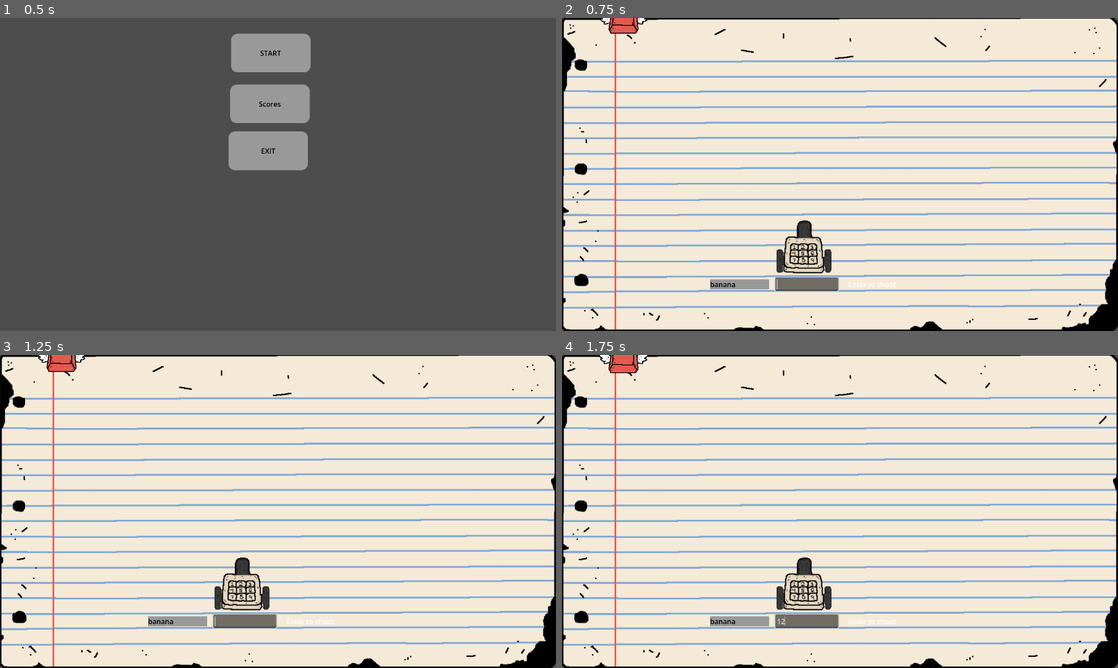
Above: before the commit, frames 1-4 (two rows, left to right).
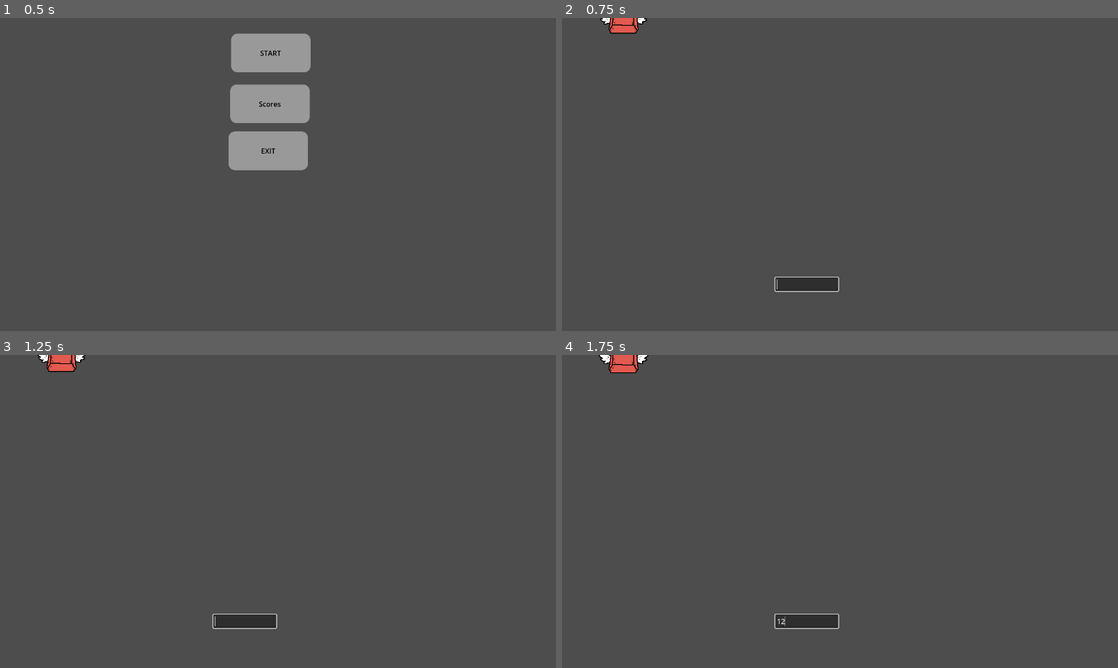
Above: after the commit, the same moments.

Repository: Jsalazar68/3390_project3
Game: Godot game, scene res://scenes/main_menu/Menu.tscn
The game is run twice, just before and just after one commit, with the same random seed, the same clock (stepped at 60 frames per second) and the same inputs.
Inputs (mouse positions are in pixels of both pictures, inside the frame that each line leads up to):
- Up to frame 1 (0.5 s): no input
- Up to frame 2 (0.75 s): click "START" at 0.5 s
- Up to frame 3 (1.25 s): no input
- Up to frame 4 (1.75 s): click (806, 621) at 1.27 s; type "12" at 1.35 s

Frame 1 is identical in both runs. In frame 2, 99% of the frame differs, in the area x 0-100%, y 0-100%; in frame 3, 99%; in frame 4, 99%.

Commit message:
fixed score

Diff:
--- a/scenes/game/Game.tscn
+++ b/scenes/game/Game.tscn
@@ -27,11 +27,13 @@
 script = ExtResource("1_iukft")
 
 [node name="background" type="Sprite2D" parent="." unique_id=1252129864]
+visible = false
 position = Vector2(638.5, 359.50003)
 scale = Vector2(1.0148438, 1.0236112)
 texture = ExtResource("2_lyhax")
 
 [node name="Label" type="Label" parent="." unique_id=1215664265]
+visible = false
 offset_left = 659.0
 offset_top = 601.0
 offset_right = 727.0
@@ -39,6 +41,7 @@
 text = "Enter to shoot"
 
 [node name="word_display" type="Label" parent="." unique_id=1215411359]
+visible = false
 offset_left = 341.0
 offset_top = 601.0
 offset_right = 477.0
@@ -58,7 +61,6 @@
 autostart = true
 
 [node name="game_Over" type="Panel" parent="." unique_id=1727549270]
-visible = false
 offset_left = 433.0
 offset_top = 112.0
 offset_right = 719.0
@@ -75,12 +77,14 @@
 
 [node name="score_num" type="Label" parent="game_Over/score_display" unique_id=640579556]
 layout_mode = 0
-offset_left = 72.0
-offset_top = -1.0
-offset_right = 115.0
-offset_bottom = 22.0
+offset_left = 113.0
+offset_top = -2.0
+offset_right = 156.0
+offset_bottom = 40.0
+theme_override_font_sizes/font_size = 30
 
 [node name="submit_button" type="Button" parent="game_Over" unique_id=551229000]
+visible = false
 layout_mode = 1
 anchors_preset = -1
 anchor_right = 0.041
@@ -93,6 +97,7 @@
 text = "Submit"
 
 [node name="reset_button" type="Button" parent="game_Over" unique_id=22345123]
+visible = false
 layout_mode = 1
 anchors_preset = -1
 anchor_right = 0.021000002
@@ -105,6 +110,7 @@
 text = "restart"
 
 [node name="nameInput" type="LineEdit" parent="game_Over" unique_id=1690426926]
+visible = false
 layout_mode = 0
 offset_left = 108.0
 offset_top = 271.0
@@ -113,6 +119,7 @@
 theme_override_font_sizes/font_size = 10
 
 [node name="game over" type="Label" parent="game_Over" unique_id=112513693]
+visible = false
 layout_mode = 0
 offset_left = 47.0
 offset_top = 9.0
@@ -122,6 +129,7 @@
 text = "GAME OVER"
 
 [node name="Player" type="CharacterBody2D" parent="." unique_id=106504408]
+visible = false
 position = Vector2(559, 558)
 script = ExtResource("2_gl6un")
 
@@ -180,6 +188,15 @@
 visible = false
 
 [node name="Pause" parent="CanvasLayer" unique_id=1667373569 instance=ExtResource("3_gbxxb")]
+
+[node name="ScoreTracker" type="Label" parent="." unique_id=1768288638]
+offset_right = 40.0
+offset_bottom = 23.0
+
+[node name="Tracker_num" type="Label" parent="ScoreTracker" unique_id=820897341]
+layout_mode = 0
+offset_right = 40.0
+offset_bottom = 23.0
 
 [connection signal="gui_input" from="wordInput" to="." method="_on_word_input_gui_input"]
 [connection signal="text_submitted" from="wordInput" to="." method="_on_input_text_submitted"]
--- a/scripts/gameplay/game.gd
+++ b/scripts/gameplay/game.gd
@@ -112,6 +112,11 @@
 
 
 func _on_lose_area_area_entered(area: Area2D) -> void:
+	print("FINAL SCORE: ", count)
+	$wordInput.release_focus()
+	var score_node := $game_Over/score_display/score_num
+	score_node.text = str(count)
+	print("After:", score_node.text)
 	$game_Over.visible = true
 
 func _on_word_input_gui_input(event: InputEvent) -> void:
